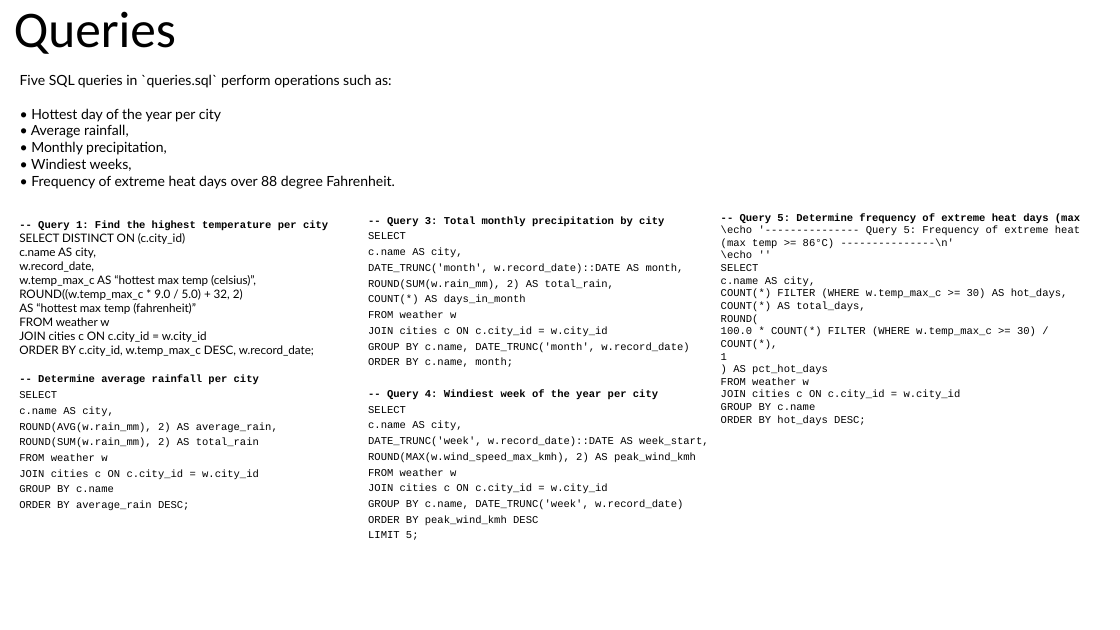
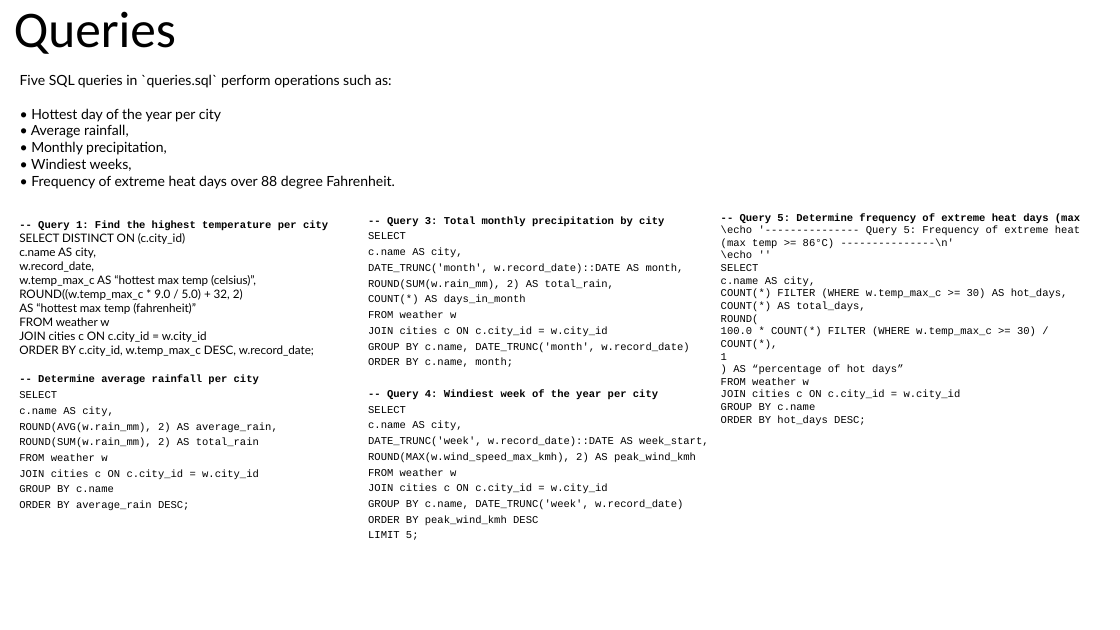
Before and after one commit to kdrewes/Weather-Analysis-Project, a slide deck: slide 4 of Weather Analytics Platform.pptx. Drawn at 1120x630 pixels with LibreOffice and Linux fonts; fonts in the diff are those of the drawing; background and template pictures are left out. Boxes give left, top, right and bottom in pixels: in the first picture for what was removed or moved away, otherwise in the second. Text is boxed around its words. In the diff, an @@ line names an element or a change of style, - is before the commit and + after.

```diff
--- a/Weather Analytics Platform.pptx
+++ b/Weather Analytics Platform.pptx
@@ text at bbox=[733, 365, 904, 374]: text changed @@
-) AS pct_hot_days
+) AS “percentage of hot days”
```
Also in this commit, not shown: 1 other slide changed.
